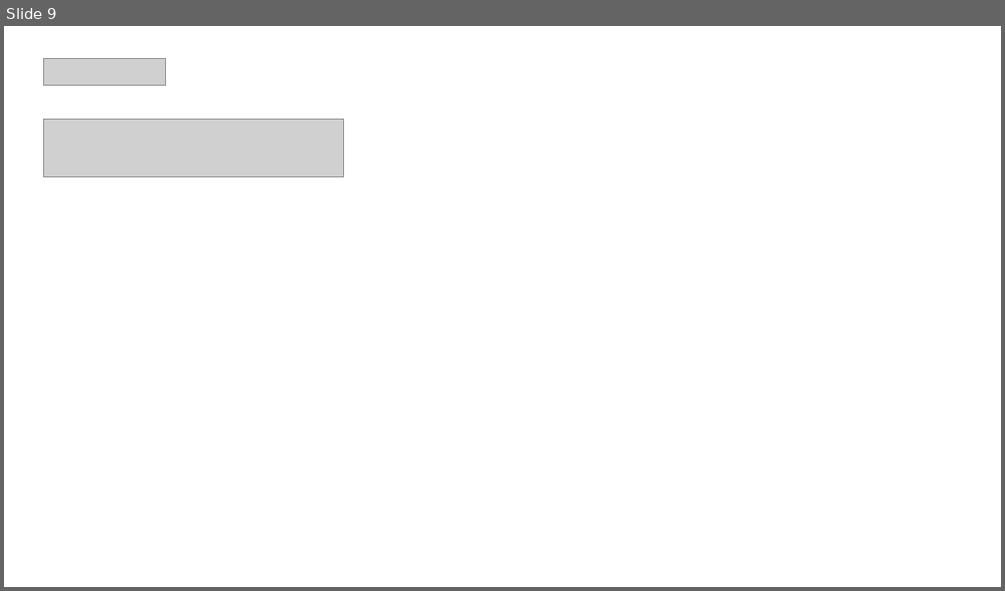
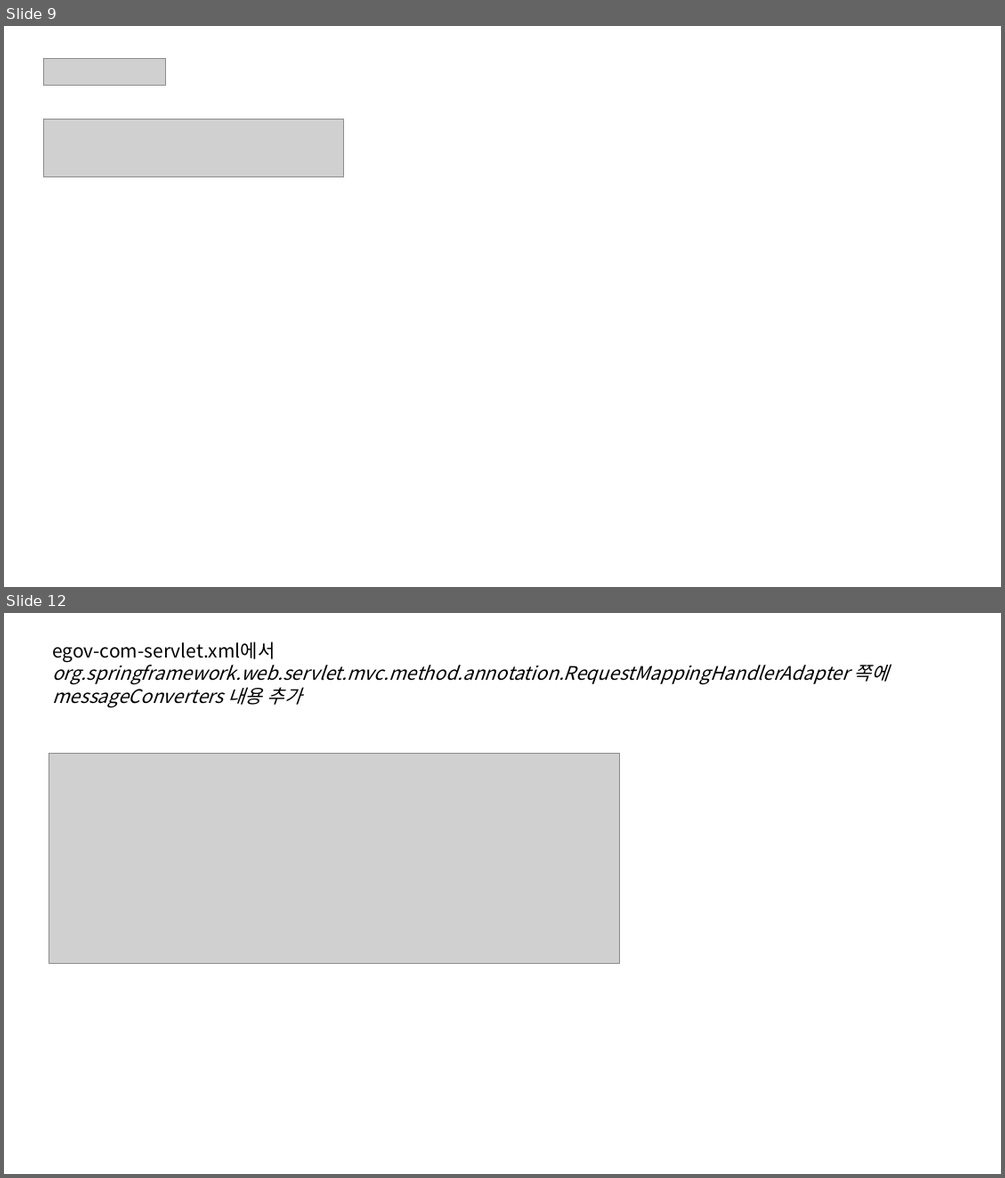
Before and after one commit to seongjinmoon/homepage2025, a slide deck: homepage/Document/2학기/13주차/13주차 수업자료.pptx. Shown one above the other, each under a label of ours: slide 9 before the commit, slides 9 and 12 after it; the slides between them are not shown. The pictures are 1005x591 and 1005x1178 pixels, drawn with LibreOffice and Linux fonts; fonts in the diff are those of the drawing; grey boxes stand for pictures. Boxes give left, top, right and bottom in pixels: in the first picture for what was removed or moved away, otherwise in the second. Text is boxed around its words. In the diff, an @@ line names an element or a change of style, - is before the commit and + after.

```diff
--- a/homepage/Document/2학기/13주차/13주차 수업자료.pptx
+++ b/homepage/Document/2학기/13주차/13주차 수업자료.pptx
@@ slide 12 added at [4, 613, 1001, 1174], background #FFFFFF @@
@@ text added at [52, 641, 889, 707], 18 pt, text #000000, italic @@
+egov-com-servlet.xml에서
+org.springframework.web.servlet.mvc.method.annotation.RequestMappingHandlerAdapter 쪽에
+messageConverters 내용 추가
@@ picture added at [49, 753, 620, 963] @@
```
Also in this commit, not shown: 3 slides changed, 4 other slides added, 26 other files.
